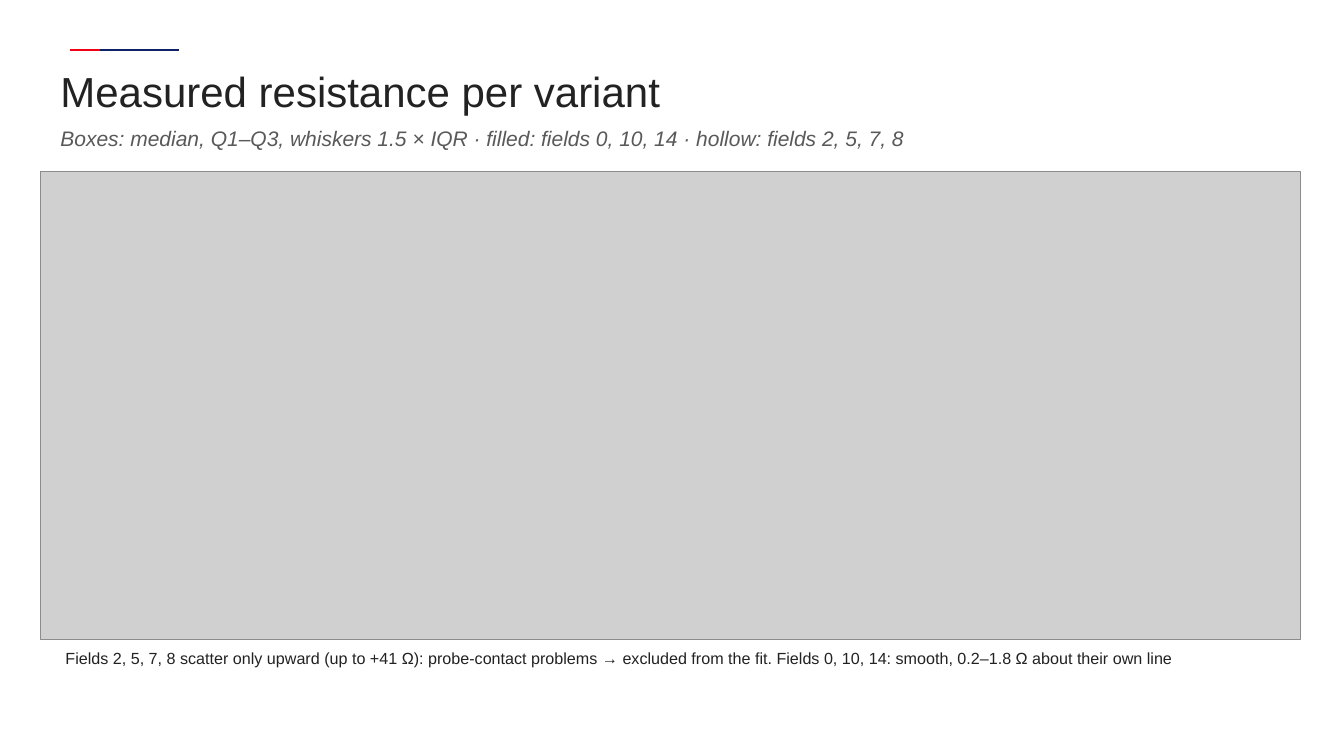
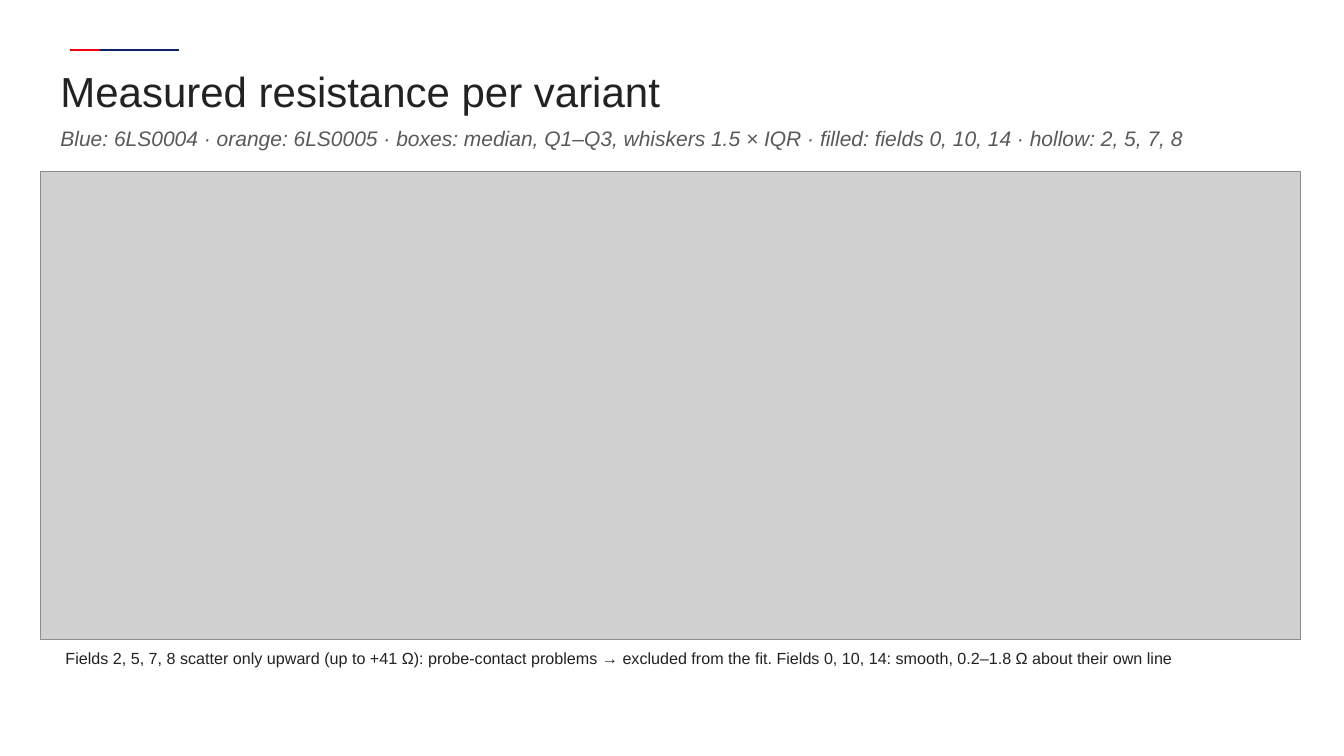
Before and after one commit to andreimuresian/claude, a slide deck: slide 2 of results/term_meas/TiN_terminations_AFR.pptx. Drawn at 1344x756 pixels with LibreOffice and Linux fonts; fonts in the diff are those of the drawing; grey boxes stand for pictures; background and template pictures are left out. Boxes give left, top, right and bottom in pixels: in the first picture for what was removed or moved away, otherwise in the second. Text is boxed around its words. In the diff, an @@ line names an element or a change of style, - is before the commit and + after.

```diff
--- a/results/term_meas/TiN_terminations_AFR.pptx
+++ b/results/term_meas/TiN_terminations_AFR.pptx
@@ text at (x1=60, y1=131, x2=1183, y2=151): text changed @@
-Boxes: median, Q1–Q3, whiskers 1.5 × IQR · filled: fields 0, 10, 14 · hollow: fields 2, 5, 7, 8
+Blue: 6LS0004 · orange: 6LS0005 · boxes: median, Q1–Q3, whiskers 1.5 × IQR · filled: fields 0, 10, 14 · hollow: 2, 5, 7, 8
```
Also in this commit, not shown: 7 other files.
